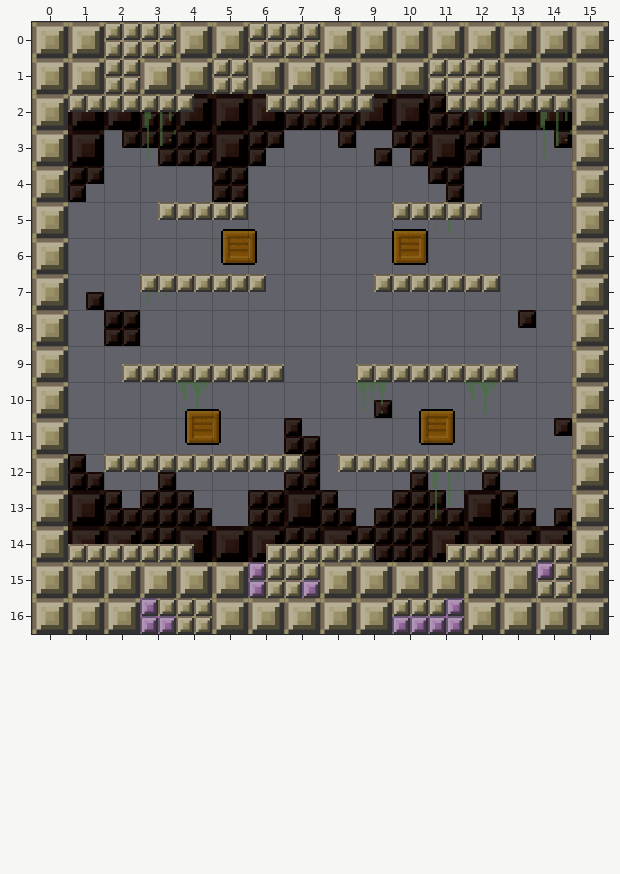
Tiled map -- Demo/assets/maps/21.tmx. Above: the version before the commit.
Cells are 64x64 px. Shown: x 0..15, y 0..16.
The result:
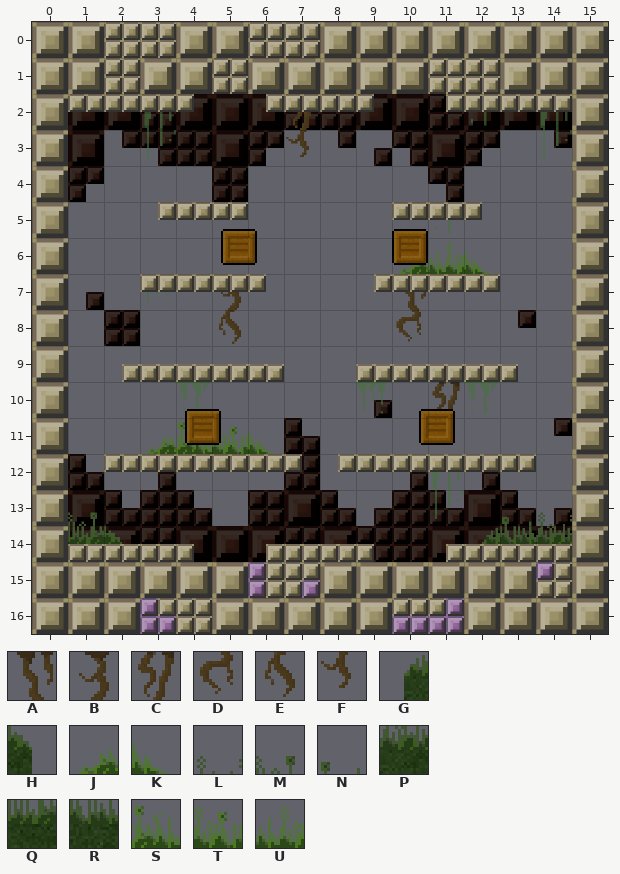
Key: from "large": A 11, B 12, C 13, D 25, E 26, F 27, G 38, H 39, J 40, K 41, L 80, M 81, N 83, P 94, Q 95, R 97, S 109, T 110, U 111.
_ is an empty cell.
Change:
Layer "detail":
Tile A now appears in row 7 at x 10.
Tile B now appears in row 7 at x 5.
Tile C now appears in row 2 at x 7; in row 10 at x 11.
Tile D now appears in row 8 at x 10.
Tile E now appears in row 8 at x 5.
Tile F now appears in row 3 at x 7.
Tile G now appears in row 14 at x 12.
Tile H now appears in row 14 at x 2.
Tile J now appears in row 6 at x 10; in row 11 at x 3.
Tile K now appears in row 6 at x 12; in row 11 at x 6.
Tile L now appears in row 13 at x 14.
Tile M now appears in row 13 at x 1.
Tile N now appears in row 13 at x 13.
Tile P now appears in row 14 at x 14.
Tile Q now appears in row 14 at x 1.
Tile R now appears in row 14 at x 13.
Tile S now appears in row 11 at x 4.
Tile T now appears in row 11 at x 5.
Tile U now appears in row 6 at x 11.
